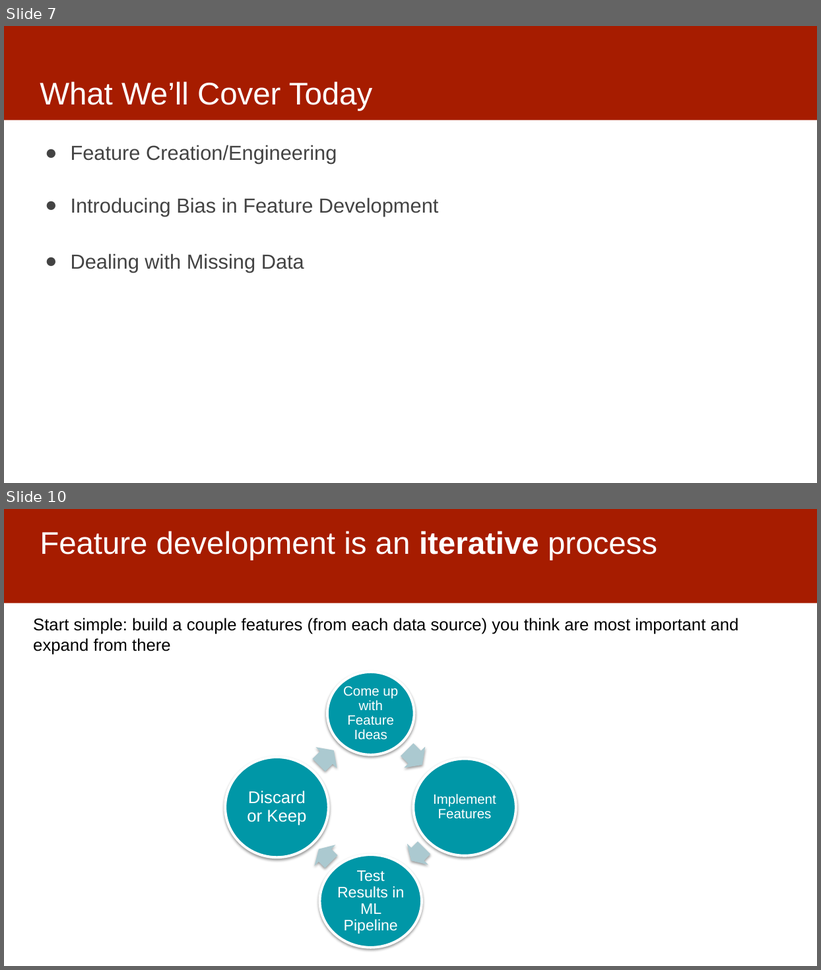
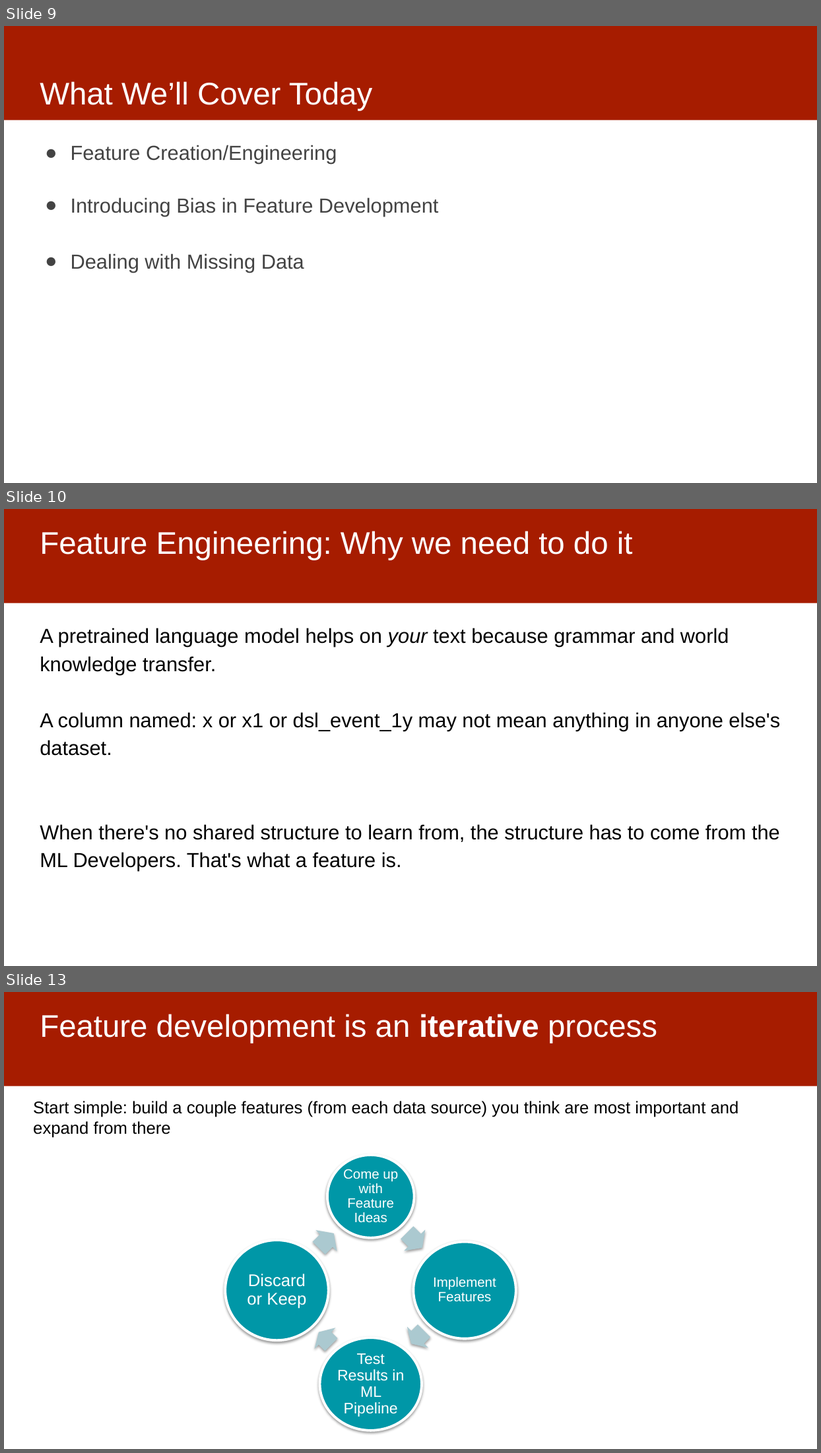
Before and after one commit to dssg/mlforpublicpolicylab, a slide deck: Lectures/12-features-and-imputation.pptx. Shown one above the other, each under a label of ours: slides 7 and 10 before the commit, slides 9, 10 and 13 after it; the slides between them are not shown. The pictures are 821x970 and 821x1453 pixels, drawn with LibreOffice and Linux fonts; fonts in the diff are those of the drawing. Boxes give left, top, right and bottom in pixels: in the first picture for what was removed or moved away, otherwise in the second. Text is boxed around its words. In the diff, an @@ line names an element or a change of style, - is before the commit and + after.

```diff
--- a/Lectures/12-features-and-imputation.pptx
+++ b/Lectures/12-features-and-imputation.pptx
@@ slide 10 added at (x1=4, y1=509, x2=817, y2=966), background #FFFFFF; not listed: 1 template element that a slide beside it also shows @@
@@ title added at (x1=40, y1=531, x2=633, y2=560), 37 pt, text #FFFFFF @@
+Feature Engineering: Why we need to do it
@@ text added at (x1=40, y1=628, x2=780, y2=871), 24 pt, text #000000 @@
+A pretrained language model helps on your text because grammar and world knowledge transfer.
+A column named: x or x1 or dsl_event_1y may not mean anything in anyone else's dataset.
+When there's no shared structure to learn from, the structure has to come from the ML Developers. That's what a feature is.
@@ what was slide 7 is now slide 9 @@
@@ what was slide 10 is now slide 13 @@
```
Also in this commit, not shown: 3 slides changed, 3 other slides added, 3 slides removed, 1 other file.
